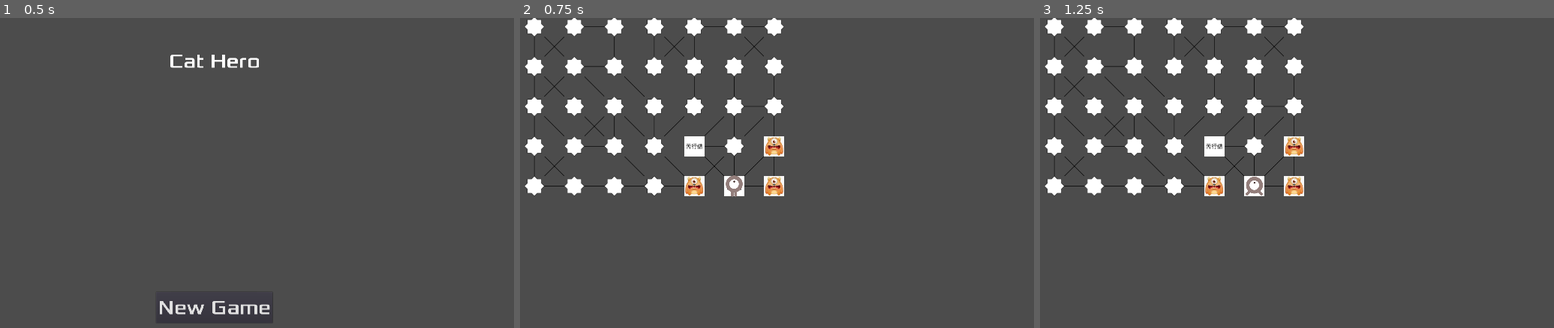
Above: before the commit, frames 1-3 (left to right).
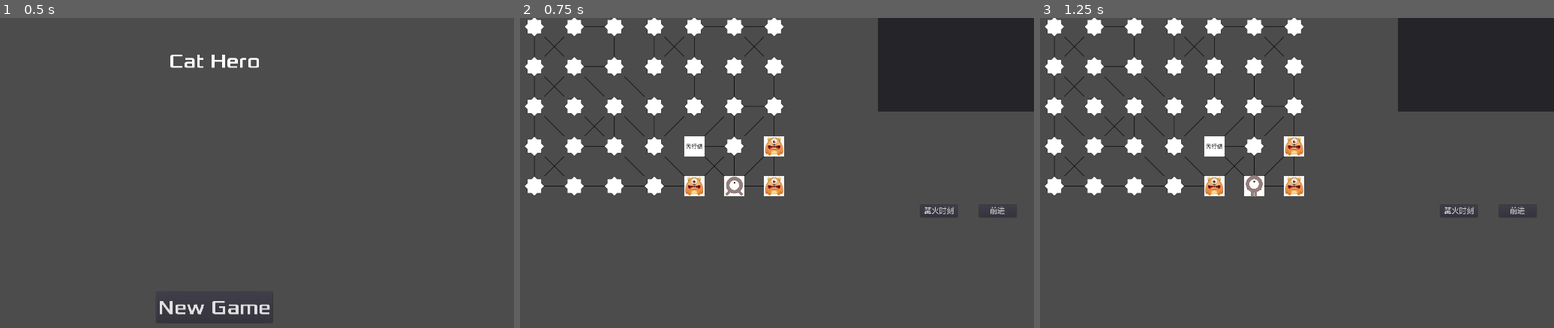
Above: after the commit, the same moments.

Repository: tzwm/CatHero
Game: Godot game, scene res://homepage/HUB.tscn
Same seed, same stepped clock (60 frames per second), same inputs: the game is played once before the commit and once after it.
Inputs:
- Up to frame 1 (0.5 s): no input
- Up to frame 2 (0.75 s): click "New Game" at 0.5 s
- Up to frame 3 (1.25 s): no input

Frame 1 is identical in both runs. In frame 2, 9.4% of the frame differs, in the area x 40-100%, y 0-65%; in frame 3, 9.4%.

Commit message:
添加节点描述信息等

Diff:
--- a/assets/fonts/fz_font.tres
+++ b/assets/fonts/fz_font.tres
@@ -3,4 +3,5 @@
 [ext_resource path="res://assets/fonts/FZLTHJW.TTF" type="DynamicFontData" id=1]
 
 [resource]
+size = 24
 font_data = ExtResource( 1 )
--- a/map/index.gd
+++ b/map/index.gd
@@ -51,6 +51,8 @@
 
 # 格子像素
 const map_cell_size = 64
+
+var selected_node = Vector2(0,0)
 
 # 起点位置
 const starting_points = {
@@ -259,9 +261,6 @@
 	if node == GameConst.NodeTypeEnum.EMPTY:
 		var type = random_node_type()
 		map_node_data[x][y] = type
-#		if type == GameConst.NodeTypeEnum.MONSTER:
-#			node.set_monster_level(random_monster_level())
-
 
 # 实例化地图节点
 func instanc_node(x: int, y: int):
@@ -385,6 +384,7 @@
 		var node = queue.pop_front()
 
 		var current_node = map_node_data[node.x][node.y]
+
 		# 如果找到了
 		if node == target:
 			break
@@ -397,7 +397,7 @@
 #
 	var path = []
 	var p_node = target
-	while from[p_node]:
+	while from[p_node] != null:
 		path.push_front(p_node)
 		p_node = from[p_node]
 
@@ -409,17 +409,27 @@
 	if pos.x as int % 2 == 0 && pos.y as int % 2 == 0:
 		var target = cell_to_node(pos)
 		if target.x >= 0 && target.x < map_size.x && target.y >= 0 && target.y < map_size.y:
-			var current = $Player.node_pos
-			var path = get_access_path(current, target)
-			if path.size() > 1:
-				if !$Player.is_moving:
-					$Player.node_pos = target
-					player_move(path, target)
-
-
-
-
+			selected_node = target
+			var node = map_node_data[target.x][target.y]
+			$CanvasLayer/Panel/Name.text = node.node_name
+			$CanvasLayer/Panel/Desc.text = node.node_desc
 
 
 func _on_Player_move_end(target: Vector2):
 	update_visible_state(target, visible_area)
+
+
+func _on_Go_pressed():
+
+	var current = $Player.node_pos
+	if selected_node == current:
+		return
+
+	var path = get_access_path(current, selected_node)
+
+	if path.size() < 1:
+		return
+
+	if !$Player.is_moving:
+		$Player.node_pos = selected_node
+		player_move(path, selected_node)
--- a/map/index.tscn
+++ b/map/index.tscn
@@ -21,6 +21,7 @@
 [ext_resource path="res://assets/art/m8.png" type="Texture" id=19]
 [ext_resource path="res://assets/art/m9.png" type="Texture" id=20]
 [ext_resource path="res://assets/art/m10.png" type="Texture" id=21]
+[ext_resource path="res://assets/fonts/fz_font.tres" type="DynamicFont" id=22]
 [ext_resource path="res://assets/art/map_node.png" type="Texture" id=23]
 
 [sub_resource type="TileSet" id=1]
@@ -283,15 +284,17 @@
 tile_data = PoolIntArray( -1245169, 536870943, 0 )
 script = ExtResource( 11 )
 
-[node name="Player" type="Area2D" parent="."]
+[node name="Player" type="RigidBody2D" parent="."]
 position = Vector2( 32, 32 )
 z_index = 1
+gravity_scale = 0.0
 script = ExtResource( 8 )
 
 [node name="AnimatedSprite" type="AnimatedSprite" parent="Player"]
 scale = Vector2( 0.5, 0.5 )
 frames = SubResource( 2 )
 animation = "up"
+frame = 1
 playing = true
 
 [node name="CollisionShape2D" type="CollisionShape2D" parent="Player"]
@@ -303,5 +306,70 @@
 drag_margin_top = 0.0
 drag_margin_right = 0.0
 drag_margin_bottom = 0.0
+
+[node name="CanvasLayer" type="CanvasLayer" parent="."]
+
+[node name="Panel" type="Panel" parent="CanvasLayer"]
+anchor_left = 1.0
+anchor_right = 1.0
+margin_left = -500.0
+margin_bottom = 300.0
+__meta__ = {
+"_edit_use_anchors_": false
+}
+
+[node name="Name" type="Label" parent="CanvasLayer/Panel"]
+anchor_left = 0.5
+anchor_right = 0.5
+margin_left = -75.0
+margin_top = 30.0
+margin_right = 75.0
+margin_bottom = 30.0
+custom_fonts/font = ExtResource( 22 )
+align = 1
+__meta__ = {
+"_edit_use_anchors_": false
+}
+
+[node name="Desc" type="Label" parent="CanvasLayer/Panel"]
+anchor_top = 0.5
+anchor_right = 1.0
+anchor_bottom = 0.5
+margin_left = 30.0
+margin_top = -75.0
+margin_right = -30.0
+margin_bottom = 75.0
+custom_fonts/font = ExtResource( 22 )
+autowrap = true
+__meta__ = {
+"_edit_use_anchors_": false
+}
+
+[node name="Go" type="Button" parent="CanvasLayer"]
+anchor_left = 1.0
+anchor_right = 1.0
+margin_left = -175.827
+margin_top = 600.0
+margin_right = -55.8271
+margin_bottom = 640.0
+custom_fonts/font = ExtResource( 22 )
+text = "前进"
+__meta__ = {
+"_edit_use_anchors_": false
+}
+
+[node name="Rest" type="Button" parent="CanvasLayer"]
+anchor_left = 1.0
+anchor_right = 1.0
+margin_left = -364.355
+margin_top = 600.0
+margin_right = -244.355
+margin_bottom = 640.0
+custom_fonts/font = ExtResource( 22 )
+text = "篝火时刻"
+__meta__ = {
+"_edit_use_anchors_": false
+}
 [connection signal="click_cell" from="TileMap" to="." method="_on_TileMap_click_cell"]
 [connection signal="move_end" from="Player" to="." method="_on_Player_move_end"]
+[connection signal="pressed" from="CanvasLayer/Go" to="." method="_on_Go_pressed"]
--- a/map/nodes/ascetic_monk.tscn
+++ b/map/nodes/ascetic_monk.tscn
@@ -8,6 +8,7 @@
 script = ExtResource( 3 )
 node_type = 4
 node_name = "苦行僧"
+node_desc = "移除一张卡牌"
 
 [node name="Sprite" parent="." index="1"]
 texture = ExtResource( 2 )
--- a/map/nodes/destination.tscn
+++ b/map/nodes/destination.tscn
@@ -8,6 +8,8 @@
 script = ExtResource( 3 )
 node_type = 12
 node_name = "终点"
+node_desc = "离开一张地图，到下一层地图。
+终点放着英雄们要收集的神器。"
 
 [node name="Sprite" parent="." index="1"]
 texture = ExtResource( 2 )
--- a/map/nodes/fire_tree.tscn
+++ b/map/nodes/fire_tree.tscn
@@ -8,6 +8,7 @@
 script = ExtResource( 2 )
 node_type = 7
 node_name = "火树"
+node_desc = "获得3-4个火把"
 
 [node name="Sprite" parent="." index="1"]
 texture = ExtResource( 3 )
--- a/map/nodes/map_node_base.gd
+++ b/map/nodes/map_node_base.gd
@@ -1,4 +1,4 @@
-extends RigidBody2D
+extends Area2D
 
 class_name MapNodeBase
 
@@ -20,8 +20,13 @@
 # 格子坐标
 export(Vector2) var node_pos
 
+# 是否已经被访问过
+export(bool) var node_visited
+
 # 下一步的可选节点
 var next_node_list = []
+
+
 
 # 添加下一个节点
 func add_next_node(pos: Vector2):
@@ -36,5 +41,5 @@
 	node_visible = state
 	$Sprite.visible = state
 
-func _on_MapNodeBase_body_entered():
-	print(node_type)
+func _on_MapNodeBase_body_entered(body):
+	print(body, node_type)
--- a/map/nodes/map_node_base.tscn
+++ b/map/nodes/map_node_base.tscn
@@ -5,10 +5,9 @@
 [sub_resource type="RectangleShape2D" id=1]
 extents = Vector2( 32, 32 )
 
-[node name="MapNodeBase" type="RigidBody2D" groups=[
+[node name="MapNodeBase" type="Area2D" groups=[
 "map_node",
 ]]
-gravity_scale = 0.0
 script = ExtResource( 1 )
 
 [node name="CollisionShape2D" type="CollisionShape2D" parent="."]
--- a/map/nodes/monster.gd
+++ b/map/nodes/monster.gd
@@ -4,3 +4,7 @@
 
 func set_monster_level(l: int):
 	level = l
+
+
+func _on_MapNodeBase_body_entered(body):
+	print('-----', body, level)
--- a/map/nodes/monster.tscn
+++ b/map/nodes/monster.tscn
@@ -6,6 +6,7 @@
 
 [node name="Monster" instance=ExtResource( 1 )]
 script = ExtResource( 2 )
+node_type = 1
 
 [node name="Sprite" parent="." index="1"]
 texture = ExtResource( 3 )
--- a/map/nodes/obelisk.tscn
+++ b/map/nodes/obelisk.tscn
@@ -6,6 +6,7 @@
 
 [node name="Obelisk" instance=ExtResource( 1 )]
 script = ExtResource( 2 )
+node_type = 8
 
 [node name="Sprite" parent="." index="1"]
 texture = ExtResource( 3 )
--- a/map/nodes/scholar.tscn
+++ b/map/nodes/scholar.tscn
@@ -8,6 +8,7 @@
 script = ExtResource( 2 )
 node_type = 3
 node_name = "学者"
+node_desc = "可以给你一张卡牌"
 
 [node name="Sprite" parent="." index="1"]
 texture = ExtResource( 3 )
--- a/map/nodes/starting_point.tscn
+++ b/map/nodes/starting_point.tscn
@@ -8,7 +8,9 @@
 script = ExtResource( 3 )
 node_type = 11
 node_name = "起点"
-node_visible = 1
+node_desc = "来到一层地图的起点。"
+node_visible = true
+node_visited = true
 
 [node name="Sprite" parent="." index="1"]
 visible = true
--- a/map/nodes/temple.tscn
+++ b/map/nodes/temple.tscn
@@ -8,6 +8,7 @@
 script = ExtResource( 3 )
 node_type = 9
 node_name = "神庙"
+node_desc = "付出12金币，复活队伍里所有死去的英雄。50%生命值，3张手牌，遗物带回，等级不变。多次触发。"
 
 [node name="Sprite" parent="." index="1"]
 texture = ExtResource( 2 )
--- a/map/nodes/treasure.tscn
+++ b/map/nodes/treasure.tscn
@@ -8,6 +8,7 @@
 script = ExtResource( 3 )
 node_type = 5
 node_name = "宝箱"
+node_desc = "遗物或金币"
 
 [node name="Sprite" parent="." index="1"]
 texture = ExtResource( 1 )
--- a/map/nodes/watch_tower.tscn
+++ b/map/nodes/watch_tower.tscn
@@ -8,6 +8,7 @@
 script = ExtResource( 2 )
 node_type = 6
 node_name = "瞭望塔"
+node_desc = "可以看到再远2步的地图"
 
 [node name="Sprite" parent="." index="1"]
 texture = ExtResource( 3 )
--- a/map/nodes/witch_hut.tscn
+++ b/map/nodes/witch_hut.tscn
@@ -8,6 +8,9 @@
 script = ExtResource( 3 )
 node_type = 10
 node_name = "女巫小屋"
+node_desc = "免费的告知终点的方位。
+花钱的直接展示终点位置。
+多次。"
 
 [node name="Sprite" parent="." index="1"]
 texture = ExtResource( 2 )
--- a/map/player.gd
+++ b/map/player.gd
@@ -1,4 +1,4 @@
-extends Area2D
+extends RigidBody2D
 
 signal move_end
 
--- a/project.godot
+++ b/project.godot
@@ -44,7 +44,7 @@
 "language": "GDScript",
 "path": "res://model/hero_model.gd"
 }, {
-"base": "RigidBody2D",
+"base": "Area2D",
 "class": "MapNodeBase",
 "language": "GDScript",
 "path": "res://map/nodes/map_node_base.gd"
Not shown: 1 places in map/index.tscn that only renumber resources
